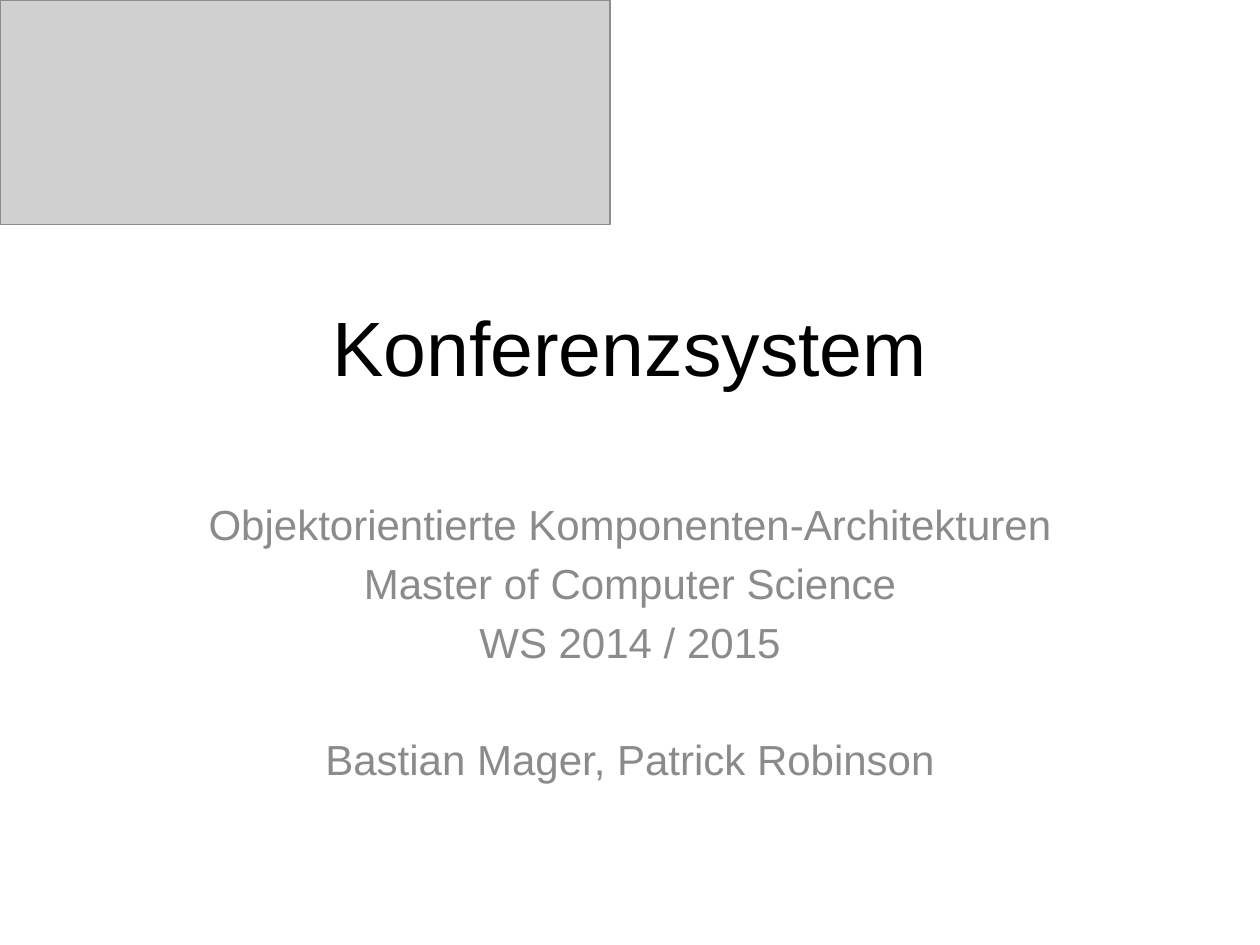
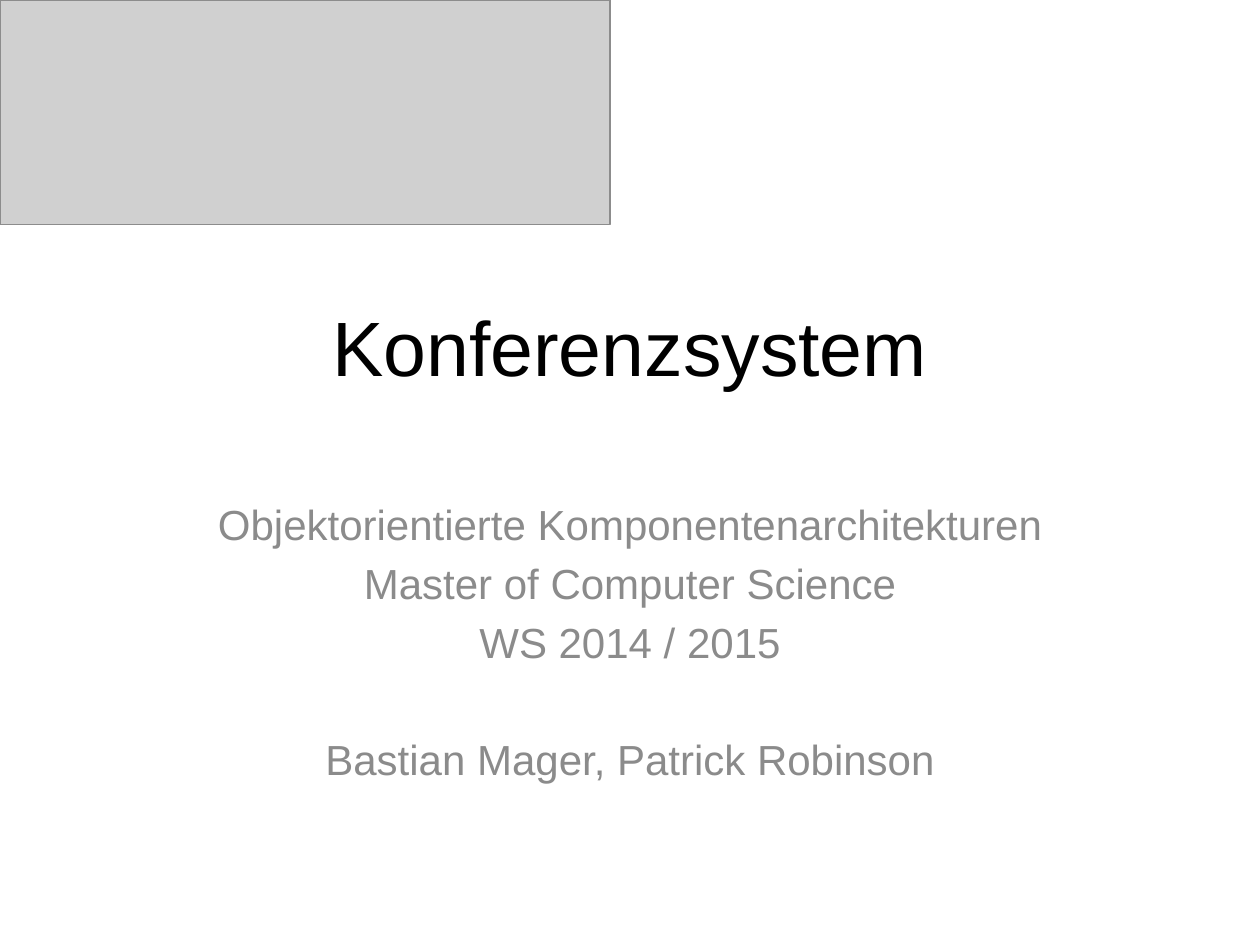
Before and after one commit to autarchprinceps/Conference-System, a slide deck: slide 1 of Documentation/Zwischenbericht.pptx. Drawn at 1260x945 pixels with LibreOffice and Linux fonts; fonts in the diff are those of the drawing; grey boxes stand for pictures. Boxes give left, top, right and bottom in pixels: in the first picture for what was removed or moved away, otherwise in the second. Text is boxed around its words. In the diff, an @@ line names an element or a change of style, - is before the commit and + after.

```diff
--- a/Documentation/Zwischenbericht.pptx
+++ b/Documentation/Zwischenbericht.pptx
@@ subtitle at box(218, 509, 1042, 549): text changed @@
-Objektorientierte Komponenten-Architekturen
+Objektorientierte Komponentenarchitekturen
```
Also in this commit, not shown: 3 other slides changed, 1 slide added, 2 slides removed, 1 other file.
